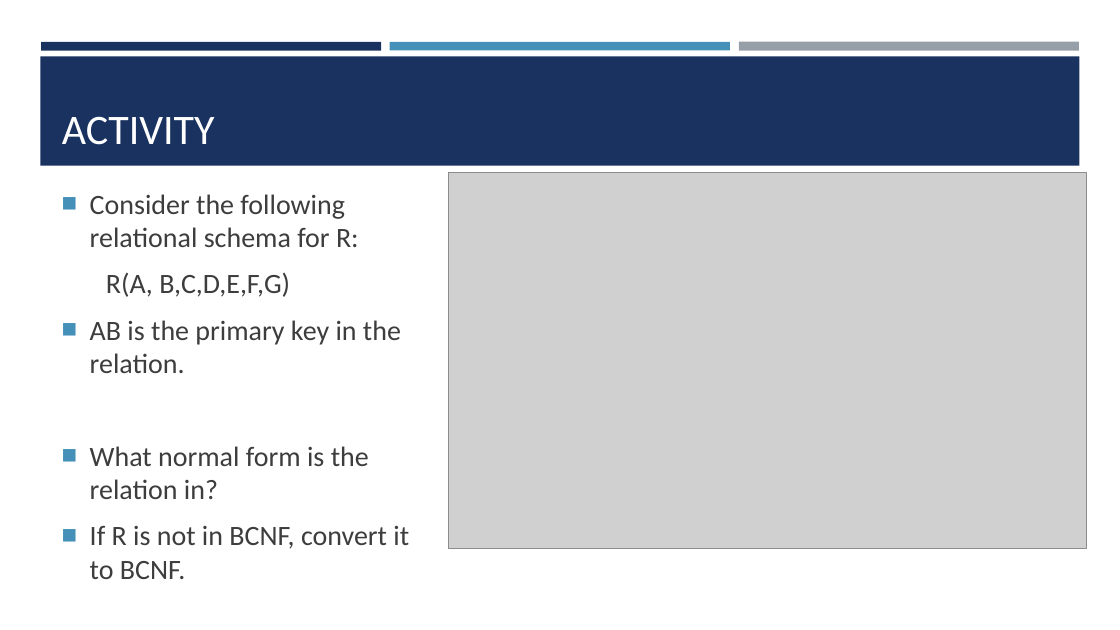
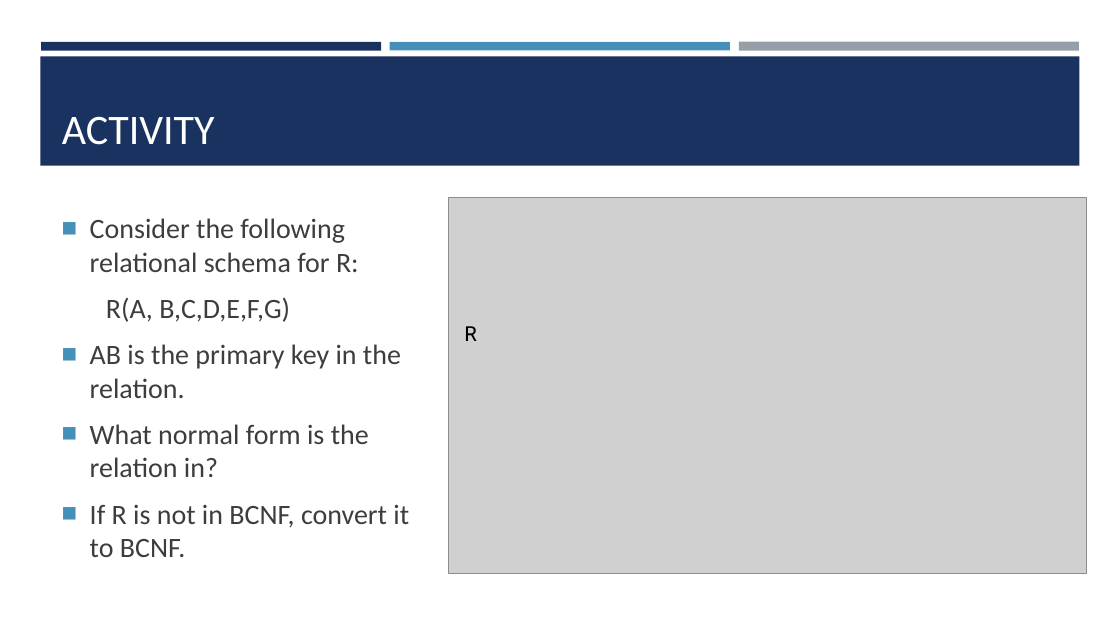
Before and after one commit to Obsidian-Notes-Manirenkan/IT2140-Database-Management, a slide deck: slide 26 of Lectures/Lecture 06 (Schema Refinement).pptx. Drawn at 1120x630 pixels with LibreOffice and Linux fonts; fonts in the diff are those of the drawing; grey boxes stand for pictures. Boxes give left, top, right and bottom in pixels: in the first picture for what was removed or moved away, otherwise in the second. Text is boxed around its words. In the diff, an @@ line names an element or a change of style, - is before the commit and + after.

```diff
--- a/Lectures/Lecture 06 (Schema Refinement).pptx
+++ b/Lectures/Lecture 06 (Schema Refinement).pptx
@@ text "Consider the following relational schema ..." rewrapped from bbox=[90, 194, 409, 579] to bbox=[90, 218, 409, 557] @@
@@ picture: place and size @@
-picture at bbox=[449, 173, 1086, 549]
+picture at bbox=[449, 197, 1086, 574]
@@ text added at bbox=[464, 326, 477, 341], 18 pt, text #000000 @@
+R
```
Also in this commit, not shown: 7 other slides changed, 40 other files.
